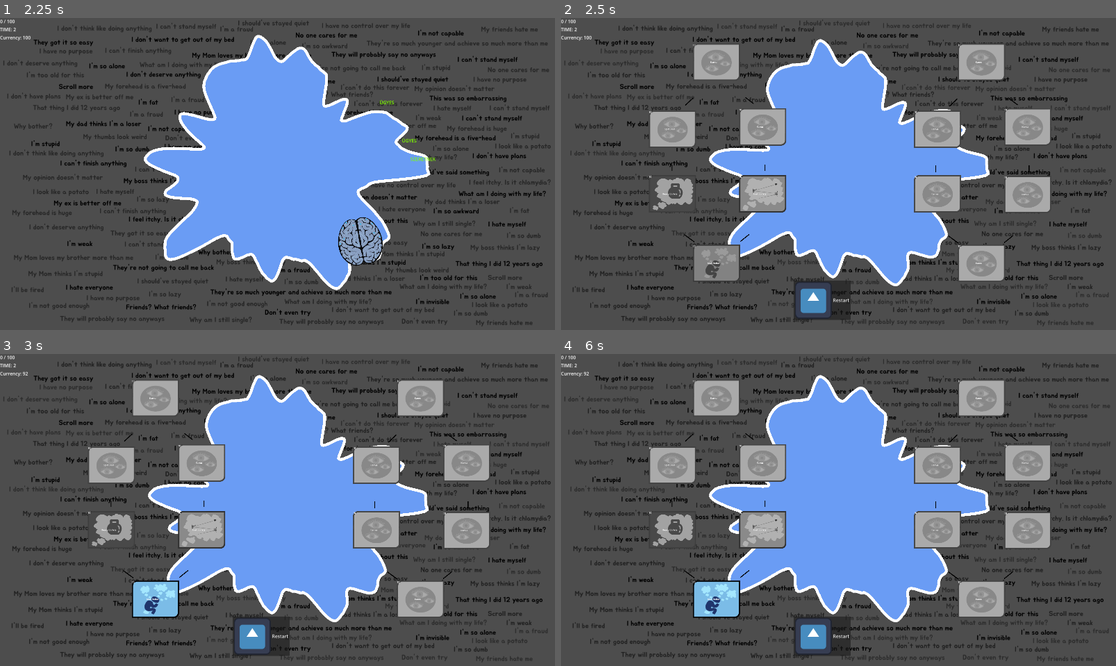
Above: before the commit, frames 1-4 (two rows, left to right).
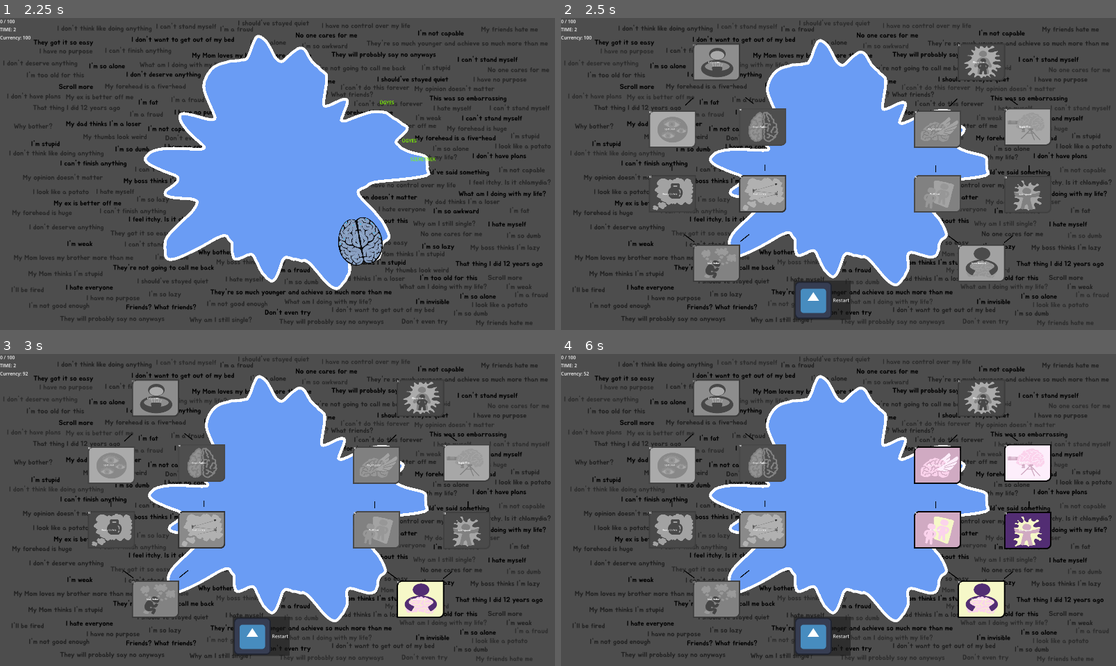
Above: after the commit, the same moments.

Repository: ekaktusz/bullet-hell-jam-7
Game: Godot game, scene res://Scenes/Map/Map.tscn
Same seed, same stepped clock (60 frames per second), same inputs: the game is played once before the commit and once after it. The engine's default icon, where the game draws it, is replaced by a stand-in: a white triangle on a blue panel in a dark square.
Inputs (mouse positions are in pixels of both pictures, inside the frame that each line leads up to):
- Up to frame 1 (2.25 s): move the mouse to (399, 158) at 0.52 s; hold Right (ui_right) 0.53-1.28 s; click (399, 158) at 0.67 s; move the mouse to (166, 189) at 1.27 s; hold Down (ui_down) 1.28-2.03 s; move the mouse to (333, 105) at 2.02 s; hold Right (ui_right) from 2.03 s (still down)
- Up to frame 2 (2.5 s): keep holding Right (ui_right)
- Up to frame 3 (3 s): release Right (ui_right) at 2.75 s; click "Max Bullet" (after the commit: "More Reward") at 2.75 s
- Up to frame 4 (6 s): click (938, 528) at 3.5 s, where only the run after the commit has a clickable "Wall Size"; click (1027, 531) at 4.25 s, where only the run after the commit has a clickable "Wall Speed"; click (938, 466) at 5 s, where only the run after the commit has a clickable "Player Speed"; click (1027, 463) at 5.75 s, where only the run after the commit has a clickable "Rapid Fire"

Frame 1 is identical in both runs. In frame 2, 4.3% of the frame differs, in the area x 24-89%, y 8-83%; in frame 3, 6.1%; in frame 4, 8.2%, in the area x 4-89%, y 5-85%.

Commit message:
add skills to progression json

Diff:
--- a/Scenes/Progression/progression.gd
+++ b/Scenes/Progression/progression.gd
@@ -56,25 +56,67 @@
 	},
 	"split_shot": {
 		"name": "Split Shot",
-		"requires": ["fast_bullets", "heavy_bullets"],
+		"requires": ["heavy_bullets"],
 		"cost": 10,
 		"gray_image" : K_GRAY,
 		"unlocked_image" : K_UNLOCKED
 	},
+	"ghost_shot": {
+		"name": "Ghost Bullet",
+		"requires": ["fast_bullets"],
+		"cost": 10,
+		"gray_image" : H_GRAY,
+		"unlocked_image" : H_UNLOCKED
+	},
+	"bullet_size": {
+		"name": "Bullet size",
+		"requires": ["ghost_shot","split_shot"],
+		"cost": 10,
+		"gray_image" : L_GRAY,
+		"unlocked_image" : L_UNLOCKED
+	},
+	"reward": {
+		"name": "More Reward",
+		"requires": [],
+		"cost": 10,
+		"gray_image" : C_GRAY,
+		"unlocked_image" : C_UNLOCKED
+	},
+	"wall_speed": {
+		"name": "Wall Speed",
+		"requires": ["reward"],
+		"cost": 10,
+		"gray_image" : D_GRAY,
+		"unlocked_image" : D_UNLOCKED
+	},
+	"wall_size": {
+		"name": "Wall Size",
+		"requires": ["reward"],
+		"cost": 10,
+		"gray_image" : B_GRAY,
+		"unlocked_image" : B_UNLOCKED
+	},
 	"rapid_fire": {
 		"name": "Rapid Fire",
-		"requires": [],
+		"requires": ["wall_speed"],
 		"cost": 10,
-		"gray_image" : K_GRAY,
-		"unlocked_image" : K_UNLOCKED
+		"gray_image" : J_GRAY,
+		"unlocked_image" : J_UNLOCKED
 	},
-	"kamu": {
-		"name": "Kamu",
-		"requires": ["fast_bullets", "heavy_bullets"],
+	"player_speed": {
+		"name": "Player Speed",
+		"requires": ["wall_size"],
 		"cost": 10,
-		"gray_image" : K_GRAY,
-		"unlocked_image" : K_UNLOCKED
-	}
+		"gray_image" : E_GRAY,
+		"unlocked_image" : E_UNLOCKED
+	},
+	"player_size": {
+		"name": "Player Size",
+		"requires": ["player_speed","rapid_fire"],
+		"cost": 10,
+		"gray_image" : M_GRAY,
+		"unlocked_image" : M_UNLOCKED
+	},
 }
 
 func has_skill(id: String) -> bool:
--- a/Scenes/SkillTree/skill_node.gd
+++ b/Scenes/SkillTree/skill_node.gd
@@ -3,7 +3,7 @@
 @onready var label: Label = $Label
 @onready var cost_label = $CostLabel
 
-@export var skill_id:String = "kamu"
+@export var skill_id:String = "rapid_fire"
 var skill_data = ""
 func _ready():
 	skill_data = Progression.skills[skill_id]
--- a/Scenes/SkillTree/skill_tree.tscn
+++ b/Scenes/SkillTree/skill_tree.tscn
@@ -161,6 +161,7 @@
 offset_bottom = 571.0
 texture_normal = ExtResource("12_thxdk")
 texture_hover = ExtResource("13_1cncr")
+skill_id = "ghost_shot"
 
 [node name="L" parent="Nodes" unique_id=134752358 instance=ExtResource("2_a2lps")]
 offset_left = 456.0
@@ -169,13 +170,15 @@
 offset_bottom = 347.0
 texture_normal = ExtResource("14_l1cso")
 texture_hover = ExtResource("15_rmk6d")
-
-[node name="J" parent="Nodes" unique_id=98363722 instance=ExtResource("2_a2lps")]
+skill_id = "bullet_size"
+
+[node name="C" parent="Nodes" unique_id=98363722 instance=ExtResource("2_a2lps")]
 offset_left = 1373.0
 offset_top = 784.0
 offset_right = 1700.0
 offset_bottom = 1043.0
 texture_hover = ExtResource("4_4sfqd")
+skill_id = "reward"
 
 [node name="B" parent="Nodes" unique_id=22865391 instance=ExtResource("2_a2lps")]
 offset_left = 1221.0
@@ -184,6 +187,7 @@
 offset_bottom = 803.0
 texture_normal = ExtResource("6_2540e")
 texture_hover = ExtResource("7_spdp7")
+skill_id = "wall_size"
 
 [node name="D" parent="Nodes" unique_id=1591846098 instance=ExtResource("2_a2lps")]
 offset_left = 1533.0
@@ -192,6 +196,7 @@
 offset_bottom = 805.0
 texture_normal = ExtResource("8_mivvg")
 texture_hover = ExtResource("9_g4esb")
+skill_id = "wall_speed"
 
 [node name="E" parent="Nodes" unique_id=135216414 instance=ExtResource("2_a2lps")]
 offset_left = 1221.0
@@ -200,8 +205,9 @@
 offset_bottom = 579.0
 texture_normal = ExtResource("10_gg070")
 texture_hover = ExtResource("11_sup52")
-
-[node name="C" parent="Nodes" unique_id=344870252 instance=ExtResource("2_a2lps")]
+skill_id = "player_speed"
+
+[node name="J" parent="Nodes" unique_id=344870252 instance=ExtResource("2_a2lps")]
 offset_left = 1533.0
 offset_top = 312.0
 offset_right = 1860.0
@@ -216,5 +222,6 @@
 offset_bottom = 347.0
 texture_normal = ExtResource("14_l1cso")
 texture_hover = ExtResource("15_rmk6d")
+skill_id = "player_size"
 
 [connection signal="pressed" from="Restart" to="." method="_on_restart_pressed"]
